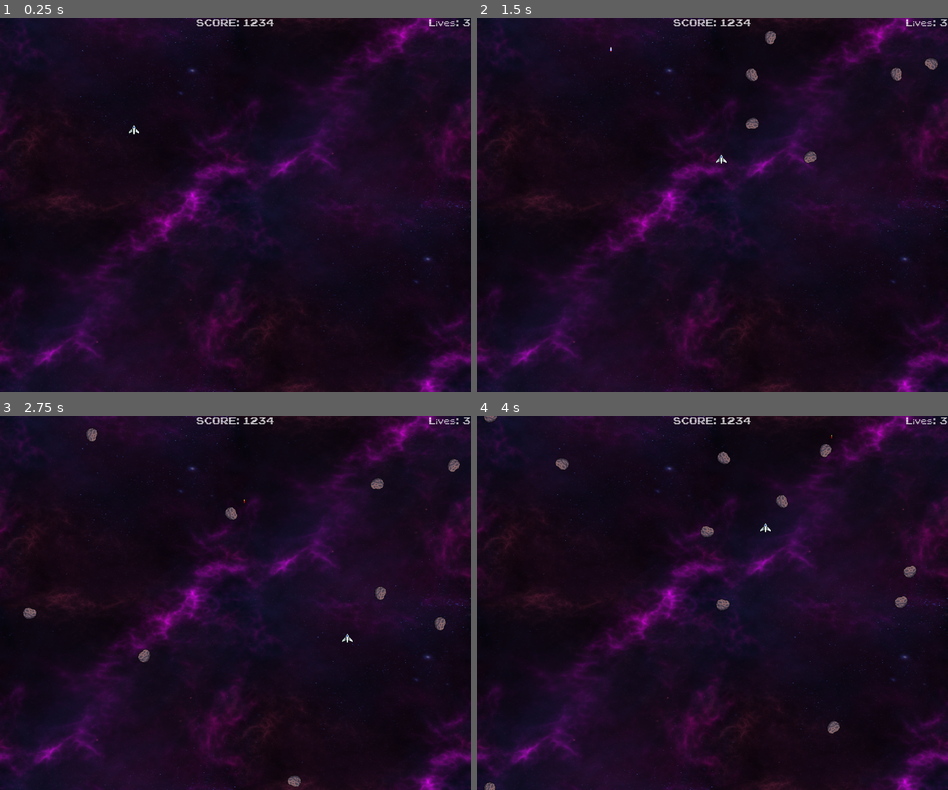
Above: before the commit, frames 1-4 (two rows, left to right).
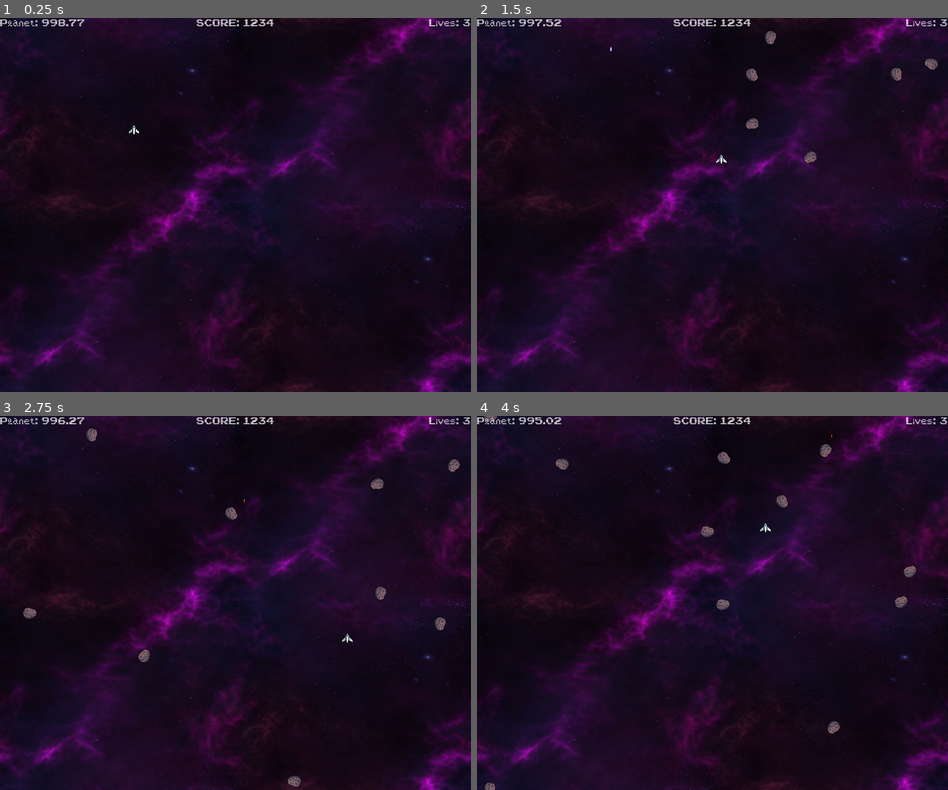
Above: after the commit, the same moments.

Repository: Smart-Jellyfish/SpaceShooter
Game: Godot game, scene res://Scenes/Level/level.tscn
The game is run twice, just before and just after one commit, with the same random seed, the same clock (stepped at 60 frames per second) and the same inputs.
Inputs:
- Up to frame 1 (0.25 s): no input
- Up to frame 2 (1.5 s): tap Enter (Fire Secondary) at 0.5, 1.35 s; hold Right (Right) 0.53-1.28 s; hold Space (Fire Primary) 0.53-1.28 s; hold Down (Down) from 1.28 s (still down)
- Up to frame 3 (2.75 s): release Down (Down) at 2.03 s; hold Right (Right) from 2.03 s (still down); hold Space (Fire Primary) from 2.03 s (still down)
- Up to frame 4 (4 s): release Right (Right) at 2.78 s; release Space (Fire Primary) at 2.78 s; hold Up (Up) 2.78-3.53 s; tap Enter (Fire Secondary) at 2.85 s; hold Left (Left) from 3.53 s (still down); hold Space (Fire Primary) from 3.53 s (still down)

The runs differ from the first frame. In frame 1, 0.2% of the frame differs, in the area x 0-18%, y 0-3%; in frame 2, 0.2%; in frame 3, 0.2%; in frame 4, 0.2%.

Commit message:
Added distance to planet timeout

Diff:
--- a/Scenes/Level/level.gd
+++ b/Scenes/Level/level.gd
@@ -7,6 +7,9 @@
 # Called when the node enters the scene tree for the first time.
 func _ready():
 	initialise_game()
+
+func _process(delta):
+	$CanvasLayer/PlanetDistance.text = "Planet: " + str(snappedf($DistanceToPlanetTimer.time_left, 0.01))
 
 # Initialises the game.
 func initialise_game():
@@ -68,10 +71,6 @@
 	return  { "width": viewport_dimensions.size[0], "height": viewport_dimensions.size[1] }
 
 
-func _on_timer_timeout():
-	var asteroid = asteroid_scene.instantiate()
-	$Asteroids.add_child(asteroid)
-
 func _on_player_laser_fired(current_position):
 	var laser = laser_scene.instantiate()
 	laser.position = current_position
@@ -81,3 +80,12 @@
 	var missile = missile_scene.instantiate()
 	missile.position = current_position
 	$Weapons.add_child(missile)
+
+
+func _on_asteroid_timeout_timeout():
+	var asteroid = asteroid_scene.instantiate()
+	$Asteroids.add_child(asteroid)
+
+
+func _on_distance_to_planet_timer_timeout():
+	print("planet is here")
--- a/Scenes/Level/level.tscn
+++ b/Scenes/Level/level.tscn
@@ -17,7 +17,7 @@
 [node name="Level" type="Node2D"]
 script = ExtResource("1_nhu14")
 
-[node name="Timer" type="Timer" parent="."]
+[node name="AsteroidTimeout" type="Timer" parent="."]
 wait_time = 0.2
 autostart = true
 
@@ -71,6 +71,12 @@
 
 [node name="CanvasLayer" type="CanvasLayer" parent="."]
 
+[node name="PlanetDistance" type="Label" parent="CanvasLayer"]
+offset_right = 213.0
+offset_bottom = 25.0
+theme_override_fonts/font = ExtResource("4_wyme7")
+text = "Planet: 9999"
+
 [node name="Score" type="Label" parent="CanvasLayer"]
 anchors_preset = 5
 anchor_left = 0.5
@@ -92,6 +98,11 @@
 theme_override_fonts/font = ExtResource("4_wyme7")
 text = "Lives: 3"
 
-[connection signal="timeout" from="Timer" to="." method="_on_timer_timeout"]
+[node name="DistanceToPlanetTimer" type="Timer" parent="."]
+wait_time = 999.0
+autostart = true
+
+[connection signal="timeout" from="AsteroidTimeout" to="." method="_on_asteroid_timeout_timeout"]
 [connection signal="laser_fired" from="Player" to="." method="_on_player_laser_fired"]
 [connection signal="misslile_fired" from="Player" to="." method="_on_player_misslile_fired"]
+[connection signal="timeout" from="DistanceToPlanetTimer" to="." method="_on_distance_to_planet_timer_timeout"]
